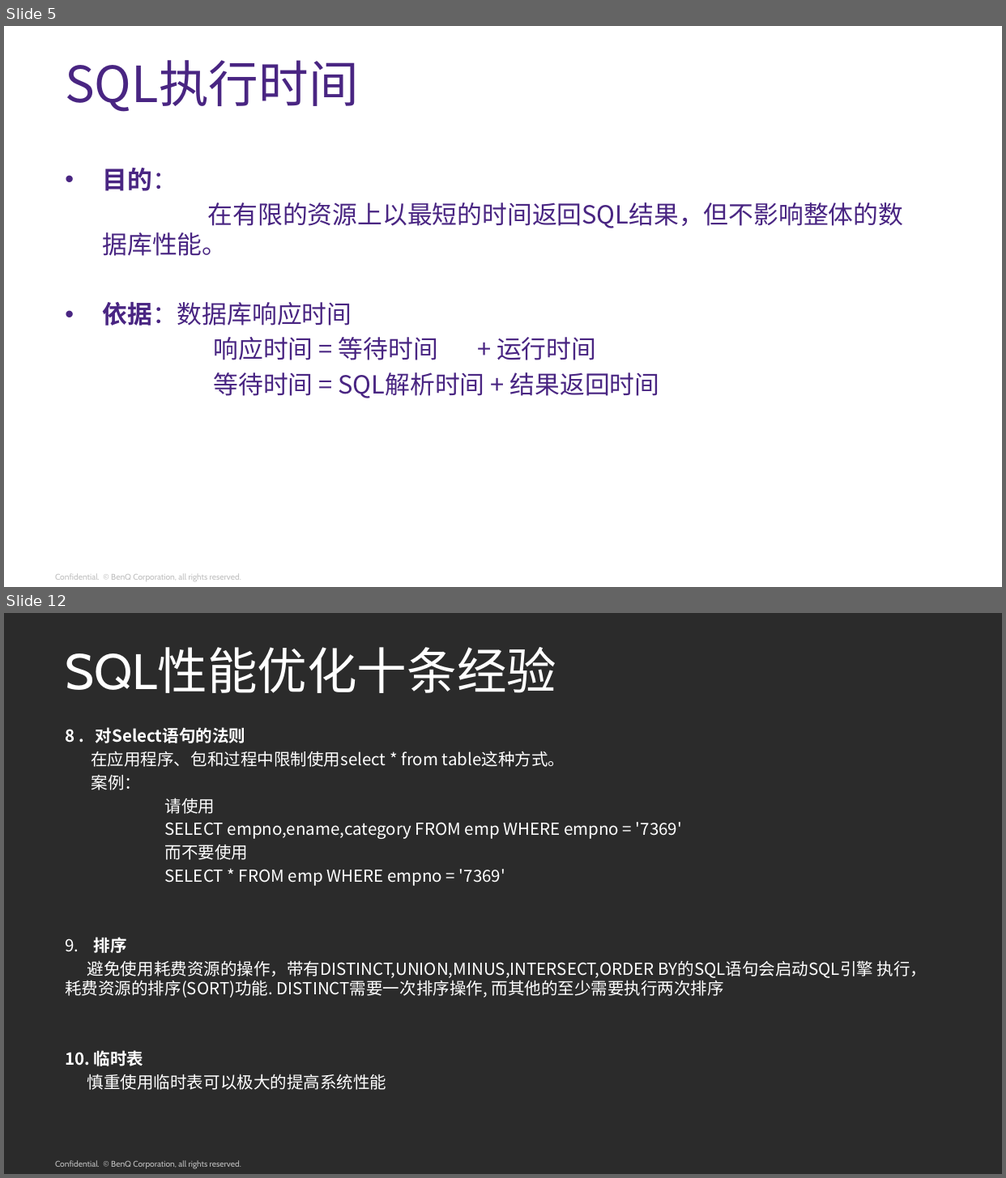
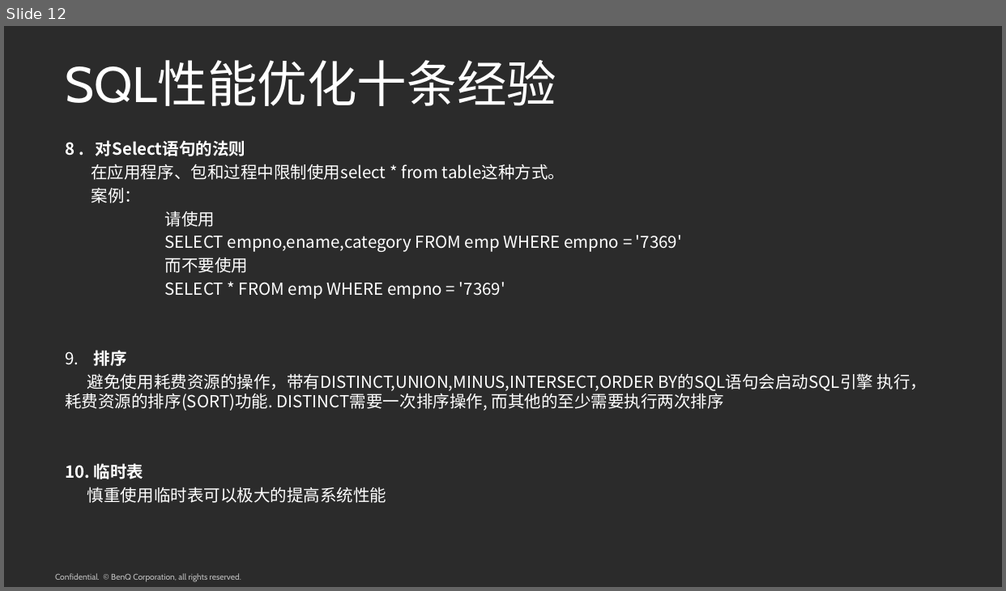
Before and after one commit to youngyeah/doubanCrawler, a slide deck: TehShare/网络爬虫.pptx. Shown one above the other, each under a label of ours: slides 5 and 12 before the commit, slide 12 after it; the slides between them are not shown. The pictures are 1006x1178 and 1006x591 pixels, drawn with LibreOffice and Linux fonts; fonts in the diff are those of the drawing; background and template pictures are left out; a plain dark background stands for a picture behind light text. Boxes give left, top, right and bottom in pixels: in the first picture for what was removed or moved away, otherwise in the second. Text is boxed around its words. In the diff, an @@ line names an element or a change of style, - is before the commit and + after.

```diff
--- a/TehShare/网络爬虫.pptx
+++ b/TehShare/网络爬虫.pptx
@@ slide 5 removed at [4, 26, 1002, 587], background picture (left out); not listed: 1 template element that a slide beside it also shows @@
@@ text removed at [65, 60, 358, 112] @@
-SQL执行时间
@@ text removed at [103, 168, 904, 399] @@
-• 目的：
-在有限的资源上以最短的时间返回SQL结果，但不影响整体的数据库性能。
-• 依据：数据库响应时间
-响应时间 = 等待时间 + 运行时间
-等待时间 = SQL解析时间 + 结果返回时间
```
Also in this commit, not shown: 6 slides changed, 5 slides added, 4 other slides removed.
